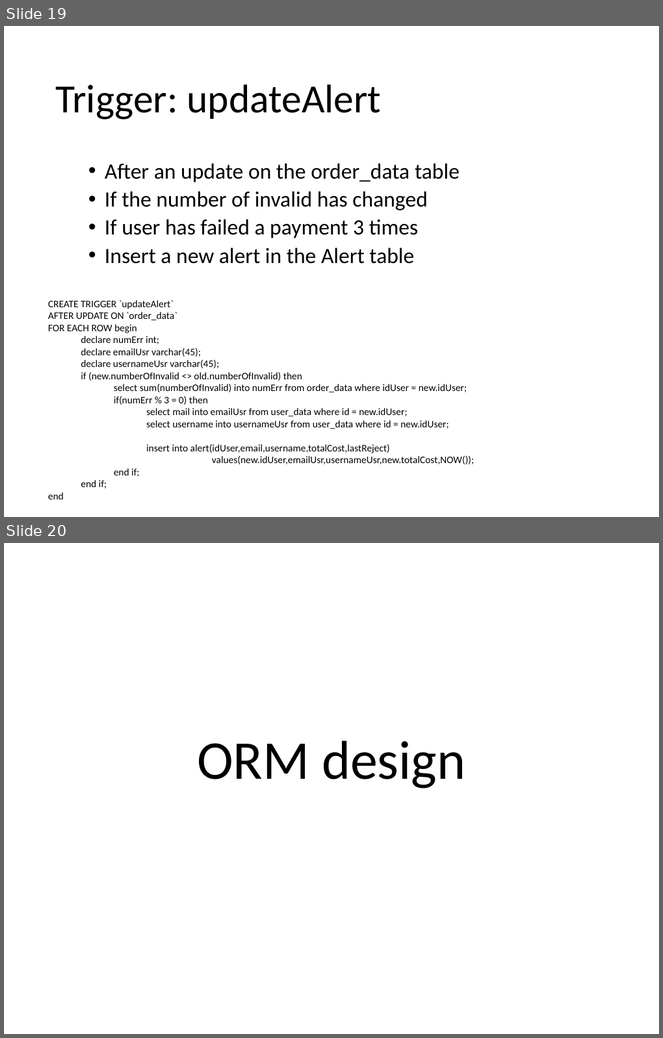
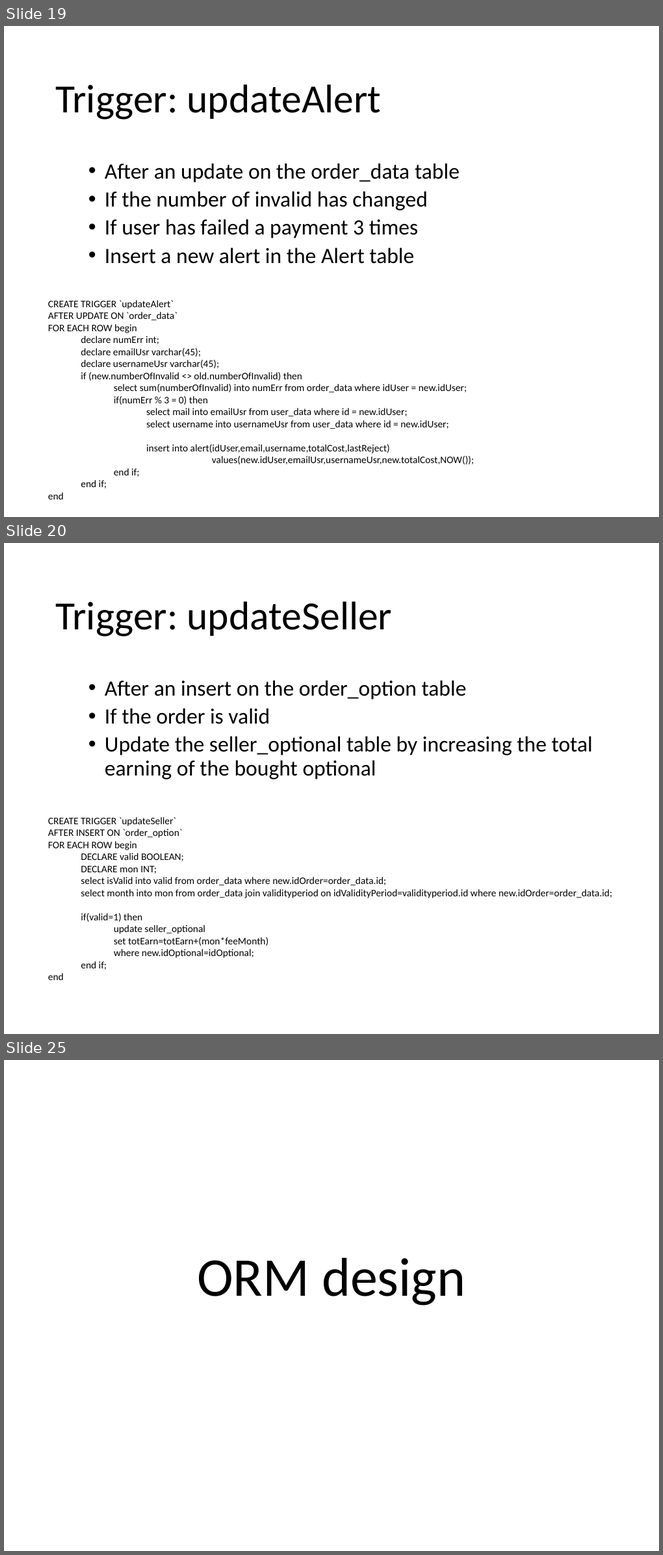
Before and after one commit to CanaliDavide/ProjectBD2-CanaliCordioli, a slide deck: TemplateProjectDocumentation.pptx. Shown one above the other, each under a label of ours: slides 19 and 20 before the commit, slides 19, 20 and 25 after it; the slides between them are not shown. The pictures are 663x1038 and 663x1555 pixels, drawn with LibreOffice and Linux fonts; fonts in the diff are those of the drawing. Boxes give left, top, right and bottom in pixels: in the first picture for what was removed or moved away, otherwise in the second. Text is boxed around its words. In the diff, an @@ line names an element or a change of style, - is before the commit and + after.

Commit message:
all trigger

```diff
--- a/TemplateProjectDocumentation.pptx
+++ b/TemplateProjectDocumentation.pptx
@@ slide 20 added at bbox=[4, 543, 659, 1034], background #FFFFFF @@
@@ title added at bbox=[55, 601, 393, 637], 44 pt, text #000000 @@
+Trigger: updateSeller
@@ text added at bbox=[105, 680, 593, 780], 24 pt, text #000000 @@
+  • After an insert on the order_option table
+  • If the order is valid
+  • Update the seller_optional table by increasing the total earning of the bought optional
@@ text added at bbox=[48, 817, 612, 970], 11 pt, text #000000 @@
+CREATE TRIGGER `updateSeller`
+AFTER INSERT ON `order_option`
+FOR EACH ROW begin
+  DECLARE valid BOOLEAN;
+  DECLARE mon INT;
+  select isValid into valid from order_data where new.idOrder=order_data.id;
+  select month into mon from order_data join validityperiod on idValidityPeriod=validityperiod.id where new.idOrder=order_data.id;
+  if(valid=1) then
+    update seller_optional
+    set totEarn=totEarn+(mon*feeMonth)
+    where new.idOptional=idOptional;
+  end if;
+end
@@ what was slide 20 is now slide 25 @@
```
Also in this commit, not shown: 4 other slides added.
